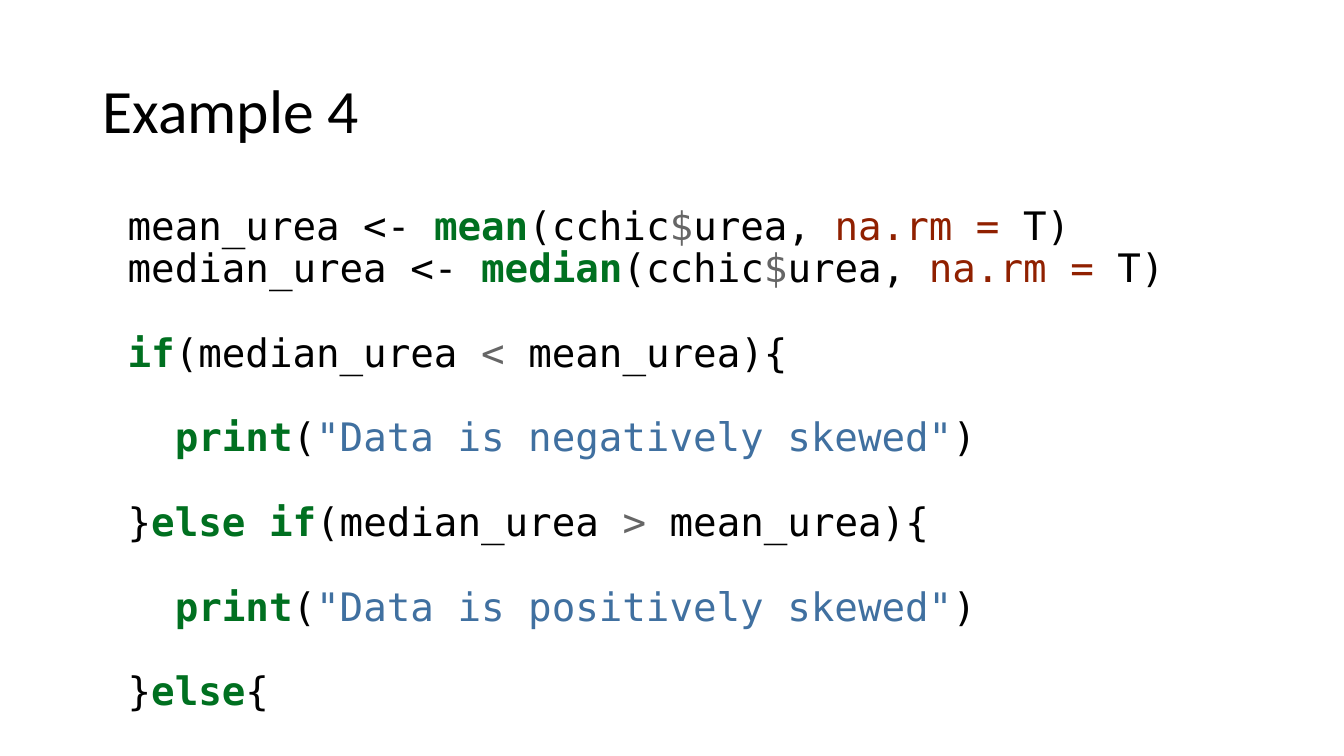
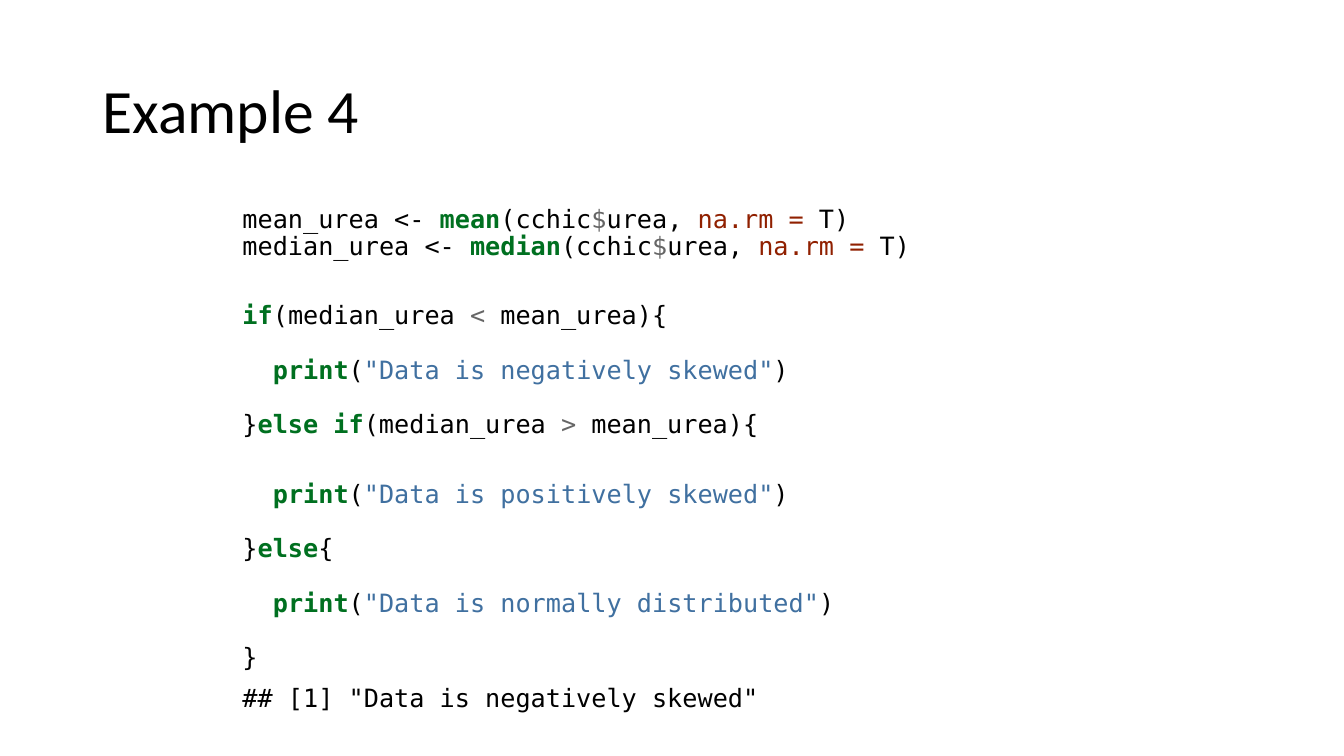
Before and after one commit to ClinicianCoders/ClinicianCoders, a slide deck: slide 19 of Workshops/Workshop6.pptx. Drawn at 1344x756 pixels with LibreOffice and Linux fonts; fonts in the diff are those of the drawing. Boxes give left, top, right and bottom in pixels: in the first picture for what was removed or moved away, otherwise in the second. Text is boxed around its words. In the diff, an @@ line names an element or a change of style, - is before the commit and + after.

```diff
--- a/Workshops/Workshop6.pptx
+++ b/Workshops/Workshop6.pptx
@@ text "mean_urea <- mean(cchic$urea, na.rm = ..." at <box>242,209,910,713</box>: size 28 to 18 pt; indent changed @@
```
Also in this commit, not shown: 21 other slides changed, 1 other file.
